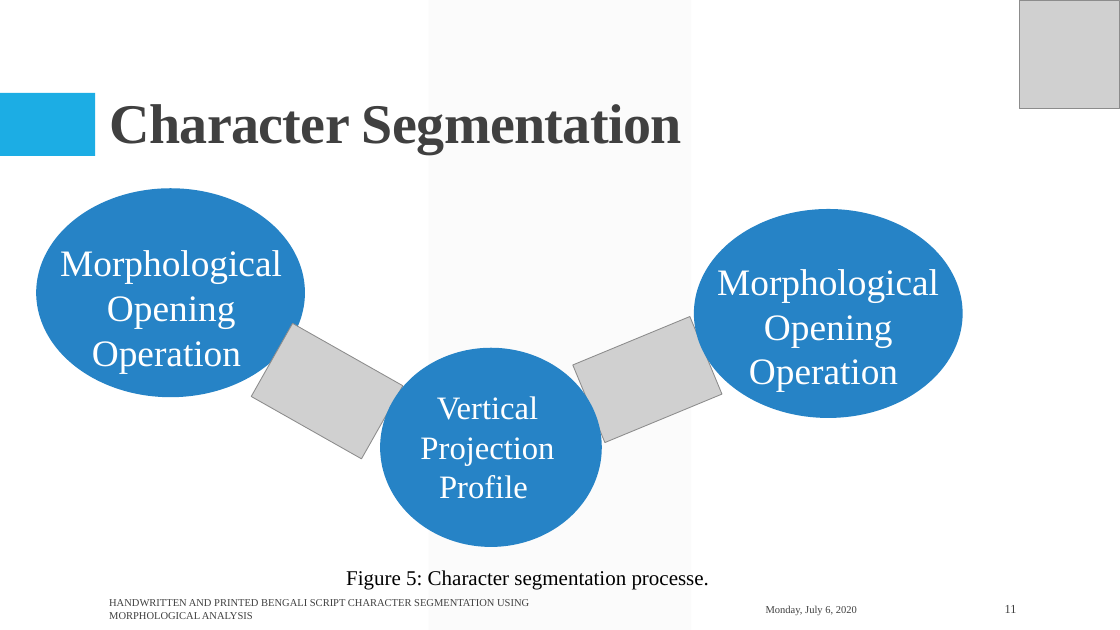
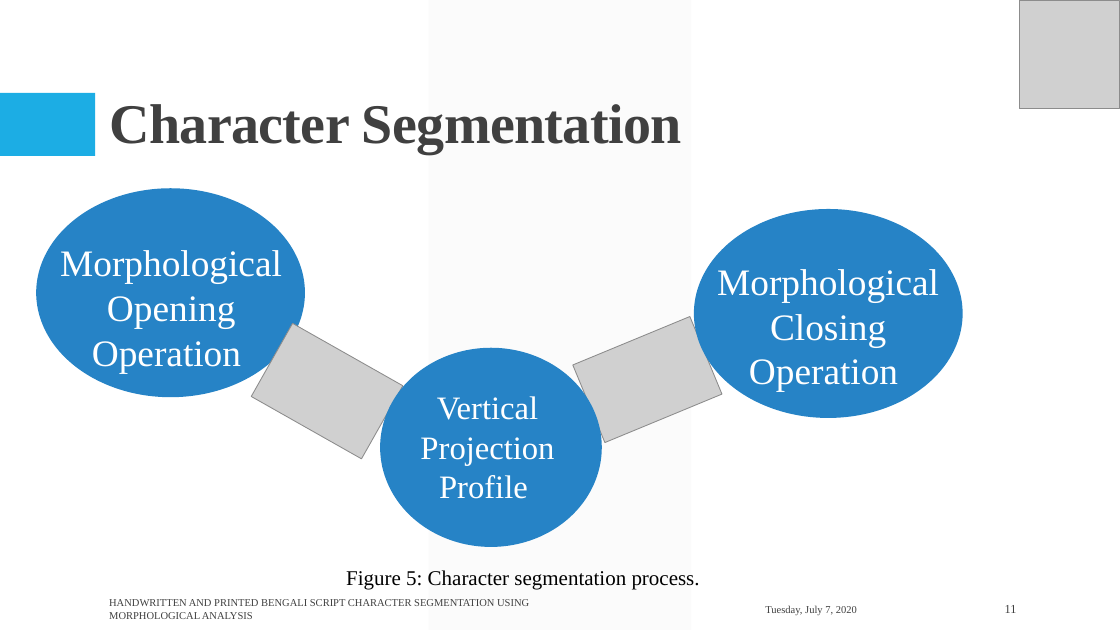
Before and after one commit to Arik096/project, a slide deck: slide 11 of book/puja.pptx. Drawn at 1120x630 pixels with LibreOffice and Linux fonts; fonts in the diff are those of the drawing; grey boxes stand for pictures. Boxes give left, top, right and bottom in pixels: in the first picture for what was removed or moved away, otherwise in the second. Text is boxed around its words. In the diff, an @@ line names an element or a change of style, - is before the commit and + after.

```diff
--- a/book/puja.pptx
+++ b/book/puja.pptx
@@ text at (717, 269, 939, 392): text changed @@
-Morphological Opening Operation
+Morphological Closing Operation
@@ text at (346, 570, 700, 590): text changed @@
-Figure 5: Character segmentation processe.
+Figure 5: Character segmentation process.
@@ text at (765, 605, 857, 615): text changed @@
-Monday, July 6, 2020
+Tuesday, July 7, 2020
```
Also in this commit, not shown: 24 other slides changed.
